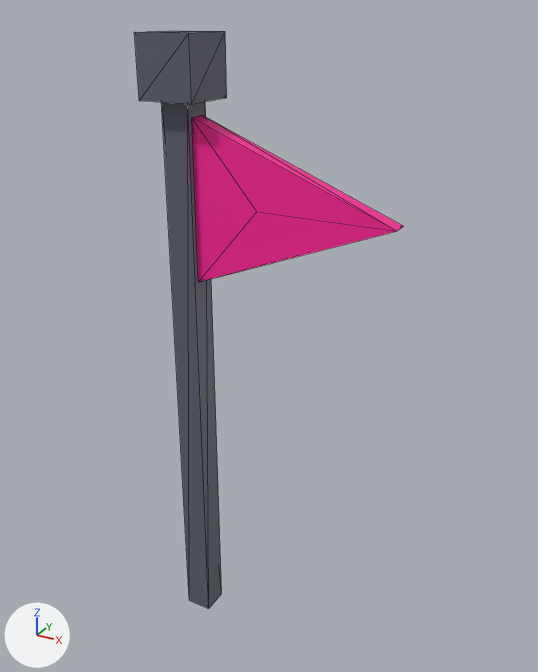
Before and after pictures for a commit that changed the OBJ model Resources/checkpoint/checkpoint.obj.
Before and after are seen from a 50 mm camera at (1.44, -2.05, 1.81) aimed at (0.28, 0.06, 0.76). The axes (+X, +Y, +Z) are drawn at lower left. The lights are the same throughout. The first picture is the older version. Mesh edges are drawn as thin lines. Where no turn or scale is listed for an object, it has been applied to the vertices. Vertices at exactly the same position are counted once.

Names of what the first picture shows: 'checkpoint'.
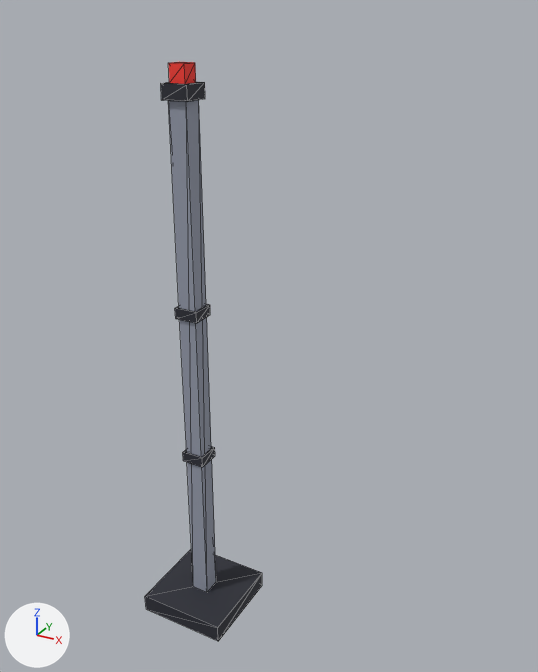
Pixel boxes [x1, y1, x2, y2] of what changed, in the pictures (538 x 672 px):
'checkpoint', reshaped (56% narrower)
    before: [134, 30, 404, 609]
    after: [145, 62, 262, 641]
part 1 of me_checkpoint, added
    after: [145, 550, 262, 641]
part 2 of me_checkpoint, added
    after: [168, 100, 216, 592]
part 3 of me_checkpoint, added
    after: [183, 446, 215, 467]
part 4 of me_checkpoint, added
    after: [175, 304, 210, 323]
part 5 of me_checkpoint, added (red)
    after: [168, 62, 196, 84]
part 6 of me_checkpoint, deleted (pink)
    before: [192, 115, 404, 282]
part 7 of me_checkpoint, cut back
    before: [134, 30, 227, 609]
    after: [161, 82, 205, 102]

The change, as a diff of the scene's bpy script:
```diff
--- a/Resources/checkpoint/checkpoint.obj.py
+++ b/Resources/checkpoint/checkpoint.obj.py
@@ me_checkpoint @@
 # used by ob_checkpoint; location = (0.0, 0.0, 0.0)
-me_checkpoint.from_pydata(...)  # 24 vertices, 36 faces; spans x -0.1..0.75, y -0.1..0.1, z -0.5..1.75
+me_checkpoint.from_pydata(...)  # 48 vertices, 72 faces; spans x -0.18..0.18, y -0.18..0.18, z -0.5..1.66
+# me_checkpoint part 1: a new loose piece, a box spanning x -0.18..0.18, y -0.18..0.18, z -0.5..-0.43, in mat_checkpoint (picture img_checkpoint_png)
+# me_checkpoint part 2: a new loose piece, a box spanning x -0.035..0.035, y -0.035..0.035, z -0.43..1.55, in mat_checkpoint (picture img_checkpoint_png)
+# me_checkpoint part 3: a new loose piece, a box spanning x -0.045..0.045, y -0.045..0.045, z 0.2..0.24, in mat_checkpoint (picture img_checkpoint_png)
+# me_checkpoint part 4: a new loose piece, a box spanning x -0.045..0.045, y -0.045..0.045, z 0.8..0.84, in mat_checkpoint (picture img_checkpoint_png)
+# me_checkpoint part 5: a new loose piece, a box spanning x -0.03..0.03, y -0.03..0.03, z 1.6..1.66, in mat_checkpoint (picture img_checkpoint_png)
+# me_checkpoint part 6: the loose piece of 8 vertices spanning x 0.05..0.75, y -0.03..0.03, z 0.95..1.5 is deleted
+# me_checkpoint part 7
+# 12 vertices are removed from x -0.1..0.1, y -0.1..0.1, z -0.5..1.75
+# 24 faces are deleted
+# 4 vertices are added at (0.05, -0.05, 1.6), (-0.05, -0.05, 1.6), (-0.05, 0.05, 1.6), (0.05, 0.05, 1.6)
+# 12 new faces join them
 me_checkpoint.materials.append(mat_checkpoint)
```
